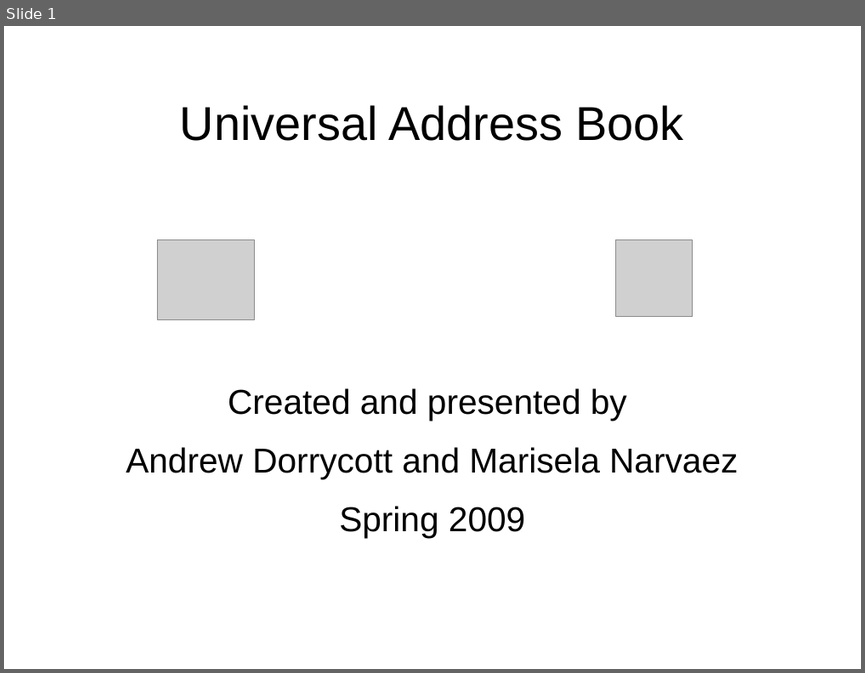
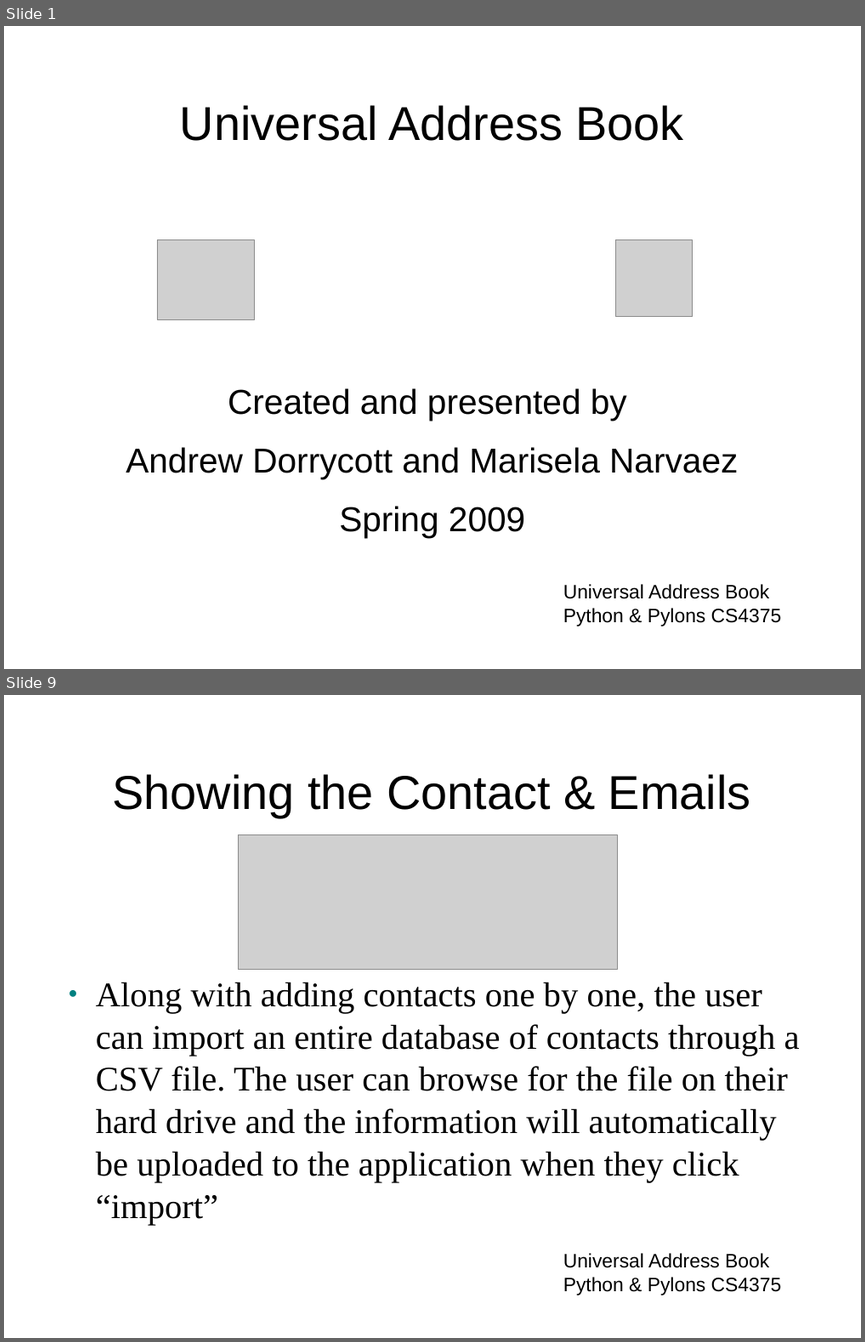
Before and after one commit to tdyhacker/pythonexploration, a slide deck: compeggirl/UnivAddBook Poster Presentation.ppt. Shown one above the other, each under a label of ours: slide 1 before the commit, slides 1 and 9 after it; the slides between them are not shown. The pictures are 865x673 and 865x1342 pixels, drawn with LibreOffice and Linux fonts; fonts in the diff are those of the drawing; grey boxes stand for pictures; background and template pictures are left out. Boxes give left, top, right and bottom in pixels: in the first picture for what was removed or moved away, otherwise in the second. Text is boxed around its words. In the diff, an @@ line names an element or a change of style, - is before the commit and + after.

```diff
--- a/compeggirl/UnivAddBook Poster Presentation.ppt
+++ b/compeggirl/UnivAddBook Poster Presentation.ppt
@@ slide 9 added at (4,695,861,1338), background picture (left out) @@
@@ title added at (113,774,751,817), 44 pt, text #000000 @@
+Showing the Contact & Emails
@@ picture added at (238,835,617,970) @@
@@ text added at (96,981,800,1225), 32 pt, text #000000 @@
+● Along with adding contacts one by one, the user can import an entire database of contacts through a CSV file. The user can browse for the file on their hard drive and the information will automatically be uploaded to the application when they click “import”
@@ text added at (563,1253,782,1295), 18 pt, text #000000 @@
+Universal Address Book
+Python & Pylons CS4375
@@ slide 1 changed as well @@
@@ text added at (563,584,782,626), 18 pt, text #000000 @@
+Universal Address Book
+Python & Pylons CS4375
```
Also in this commit, not shown: 10 other slides added, 5 slides removed, 7 other files.
